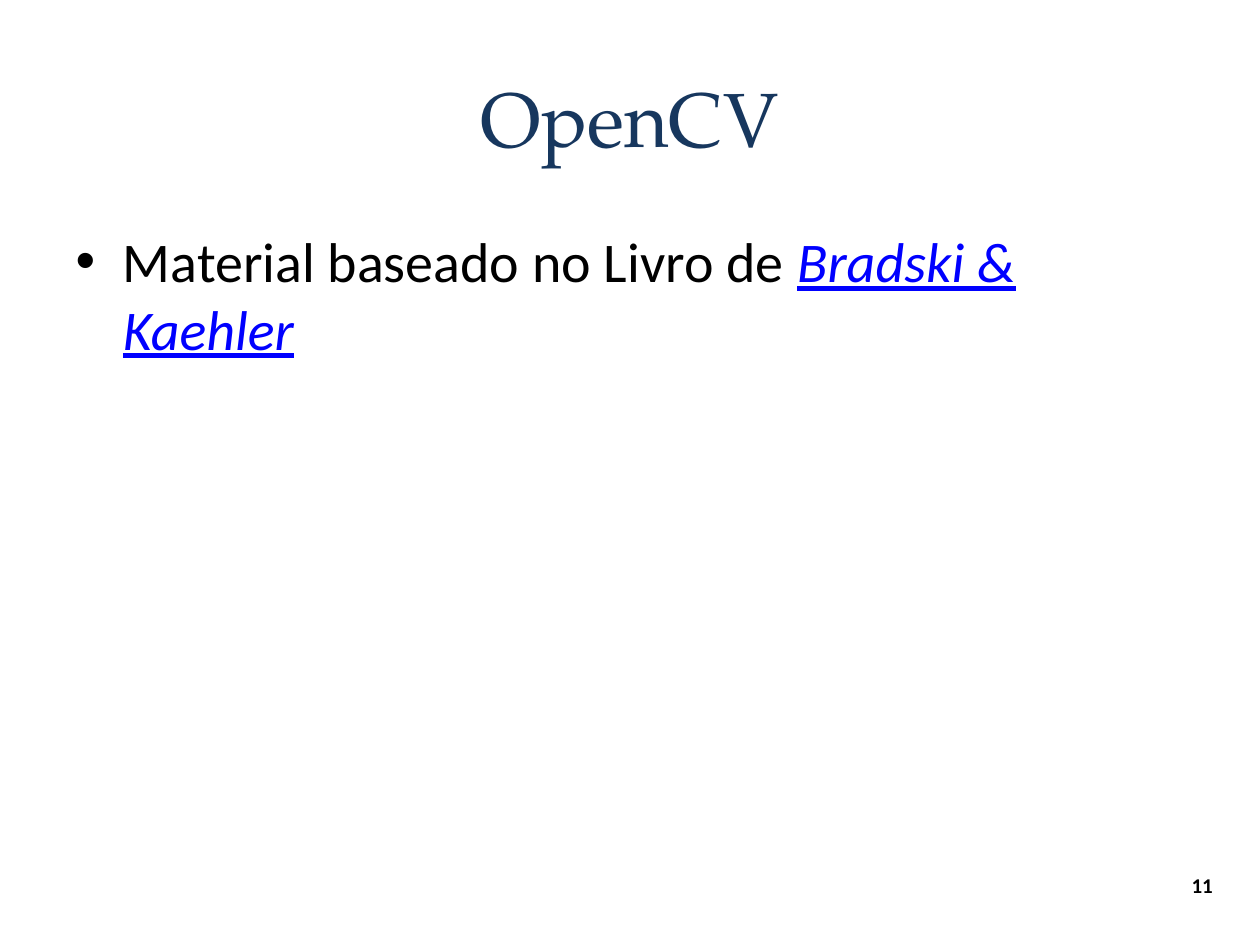
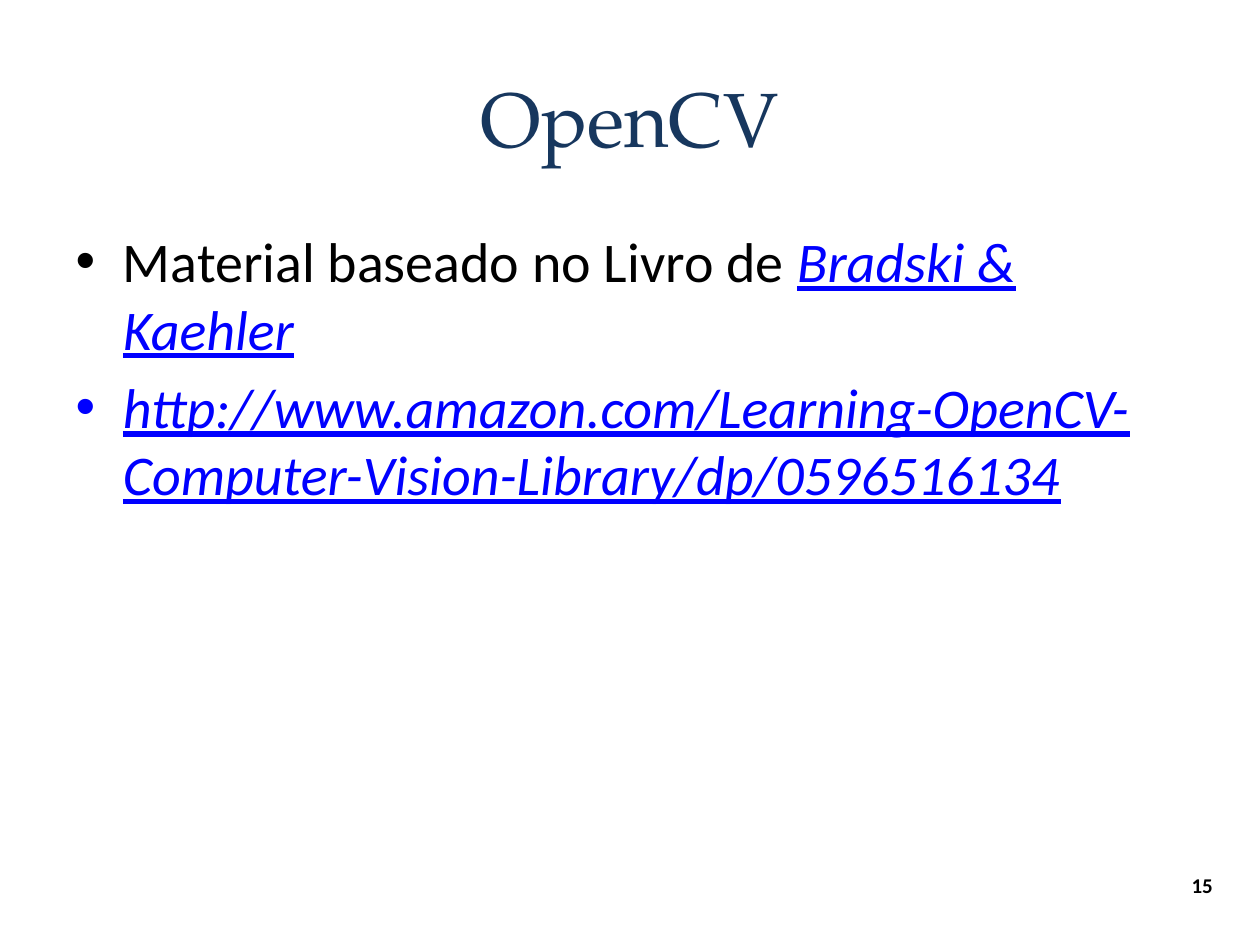
Before and after one commit to andrecurvello/tests-zingarelli, a slide deck: slide 15 of 1-Meus-Artigos/Minicurso-SemComp2011/minicurso-SemComp2011.pptx (slide 11 before the commit). Drawn at 1260x945 pixels with LibreOffice and Linux fonts; fonts in the diff are those of the drawing; background and template pictures are left out. Boxes give left, top, right and bottom in pixels: in the first picture for what was removed or moved away, otherwise in the second. Text is boxed around its words. In the diff, an @@ line names an element or a change of style, - is before the commit and + after.

```diff
--- a/1-Meus-Artigos/Minicurso-SemComp2011/minicurso-SemComp2011.pptx
+++ b/1-Meus-Artigos/Minicurso-SemComp2011/minicurso-SemComp2011.pptx
@@ text at (123, 389, 1129, 504): paragraph added @@
+• http://www.amazon.com/Learning-OpenCV-Computer-Vision-Library/dp/0596516134
@@ page number at (1192, 879, 1213, 893): text changed @@
-11
+15
```
Also in this commit, not shown: 6 other slides changed, 5 slides added, 1 slide removed, 15 other files.
